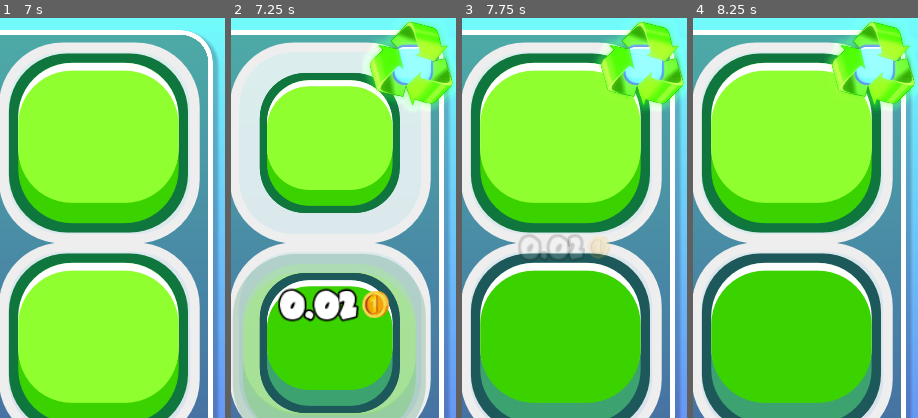
Above: before the commit, frames 1-4 (left to right).
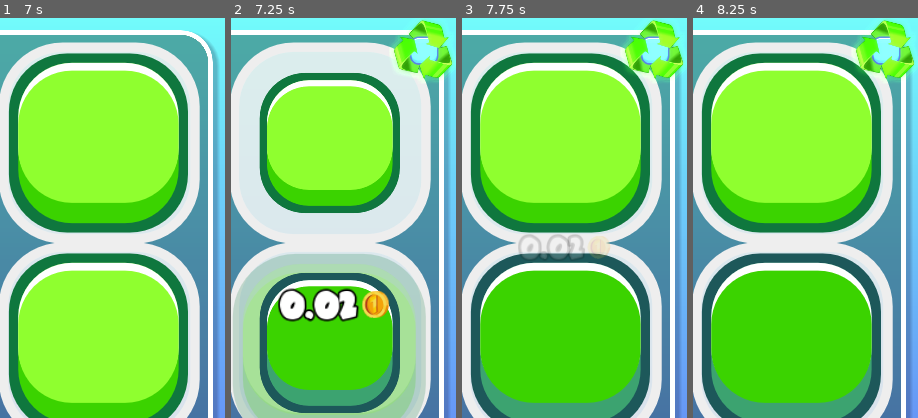
Above: after the commit, the same moments.

Repository: TimothyAlexisVass/a-game
Game: Godot game, scene res://scenes/main.tscn
Two runs of this game, one before a commit and one after it. Both use one fixed random seed, a clock stepped at 60 frames per second and the inputs below.
Inputs (mouse positions are % of the whole screen's width and height, from its top left):
- Up to frame 1 (7 s): click (50, 72) at 0.5 s; move the mouse to (72, 45) at 1.27 s; hold Right (ui_right) 1.28-2 s; click (72, 45) at 1.42 s; tap Enter at 2 s; drag from (30, 55) to (45, 70) at 2.02 s; move the mouse to (60, 28) at 2.77 s; hold Right (ui_right) 2.78-3.5 s; drag from (45, 70) to (20, 35) at 3.52 s; move the mouse to (80, 65) at 4.27 s; hold Left (ui_left) 4.28-5 s; drag from (20, 35) to (35, 25) at 5.02 s; tap Space at 5.75 s; move the mouse to (55, 50) at 5.77 s; hold Down (ui_down) 5.78-6.5 s; click (55, 50) at 5.92 s; drag from (35, 25) to (30, 55) at 6.52 s
- Up to frame 2 (7.25 s): no input
- Up to frame 3 (7.75 s): move the mouse to (72, 45) at 7.27 s; hold Up (ui_up) from 7.28 s (still down)
- Up to frame 4 (8.25 s): release Up (ui_up) at 8 s; drag from (30, 55) to (45, 70) at 8.02 s
The pictures show only the part of the screen within x 50-100%, y 0-50%; the shares and areas given below are measured in that part.

Frame 1 is identical in both runs. In frame 2, 6.1% of the frame differs, in the area x 60-100%, y 0-23%; in frame 3, 6.0%; in frame 4, 6.0%.
Error in both runs: Invalid call. Nonexistent 'float' constructor. (res://scripts/main.gd:234)

Commit message:
Updated next-actions list.

Diff:
--- a/scenes/main.tscn
+++ b/scenes/main.tscn
@@ -105,7 +105,12 @@
 
 [sub_resource type="StyleBoxEmpty" id=17]
 
-[sub_resource type="StyleBoxFlat" id=18]
+[sub_resource type="ShaderMaterial" id=18]
+shader = ExtResource( 17 )
+shader_param/radius = 6.0
+shader_param/amount = 0.6
+
+[sub_resource type="StyleBoxFlat" id=19]
 bg_color = Color( 0.109804, 0.392157, 0.192157, 0.219608 )
 border_width_left = 6
 border_width_top = 6
@@ -120,28 +125,28 @@
 shadow_size = 5
 shadow_offset = Vector2( 5, 5 )
 
-[sub_resource type="ShaderMaterial" id=19]
+[sub_resource type="ShaderMaterial" id=20]
 shader = ExtResource( 17 )
 shader_param/radius = 3.0
-shader_param/amount = 0.5
-
-[sub_resource type="StyleBoxFlat" id=20]
+shader_param/amount = 0.4
+
+[sub_resource type="StyleBoxFlat" id=21]
 bg_color = Color( 0.6, 0.6, 0.6, 0 )
 corner_radius_top_left = 100
 corner_radius_top_right = 100
 corner_radius_bottom_right = 100
 corner_radius_bottom_left = 100
 
-[sub_resource type="ImageTexture" id=21]
-
 [sub_resource type="ImageTexture" id=22]
 
-[sub_resource type="ShaderMaterial" id=23]
+[sub_resource type="ImageTexture" id=23]
+
+[sub_resource type="ShaderMaterial" id=24]
 shader = ExtResource( 17 )
 shader_param/radius = 0.0
 shader_param/amount = 0.155
 
-[sub_resource type="StyleBoxFlat" id=24]
+[sub_resource type="StyleBoxFlat" id=25]
 bg_color = Color( 0.984314, 0.952941, 0.839216, 1 )
 border_width_left = 5
 border_width_top = 5
@@ -481,6 +486,7 @@
 }
 
 [node name="EnergySprite" type="Sprite" parent="Info/EnergyInfo"]
+material = SubResource( 18 )
 position = Vector2( 42.3673, 43.3672 )
 scale = Vector2( 0.58, 0.58 )
 texture = ExtResource( 14 )
@@ -505,11 +511,12 @@
 [node name="RecycleButton" type="TextureButton" parent="." groups=[
 "user_interface_button",
 ]]
-material = SubResource( 19 )
-margin_left = 456.0
-margin_top = -4.0
-margin_right = 581.0
-margin_bottom = 121.0
+material = SubResource( 20 )
+margin_left = 489.575
+margin_top = -2.80089
+margin_right = 614.575
+margin_bottom = 122.199
+rect_scale = Vector2( 0.7, 0.7 )
 texture_normal = ExtResource( 10 )
 __meta__ = {
 "_edit_group_": true,
Not shown: 16 places in scenes/main.tscn that only renumber resources
Not shown, changed: next-actions
